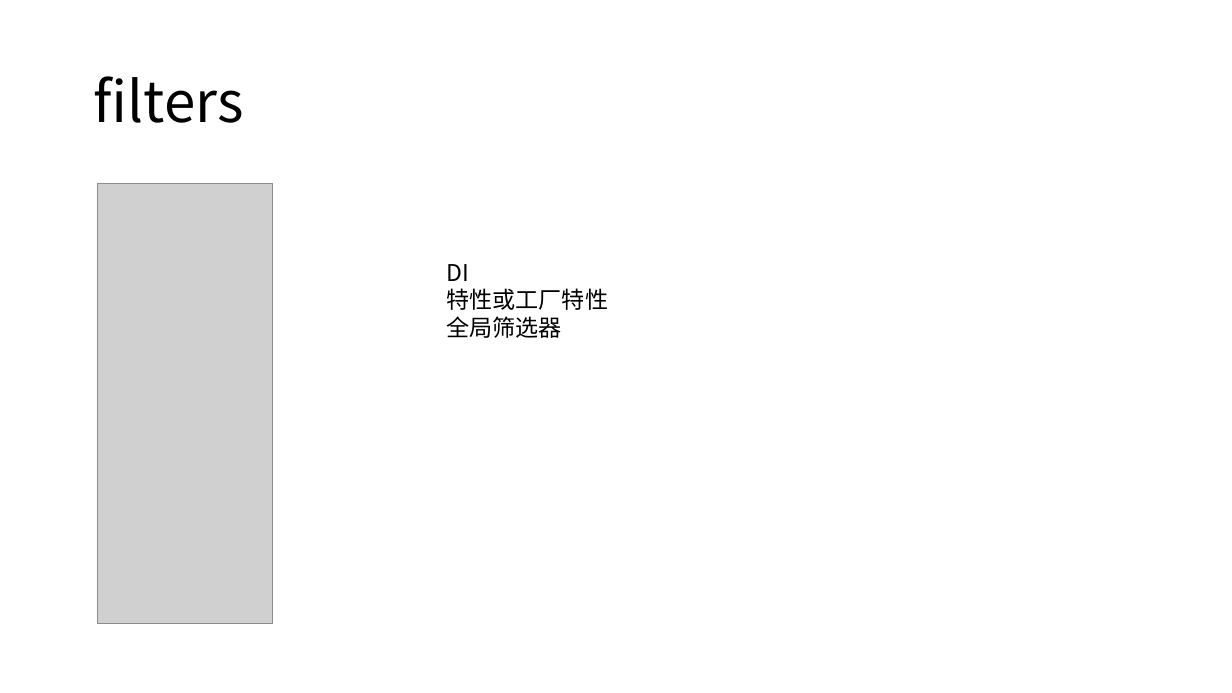
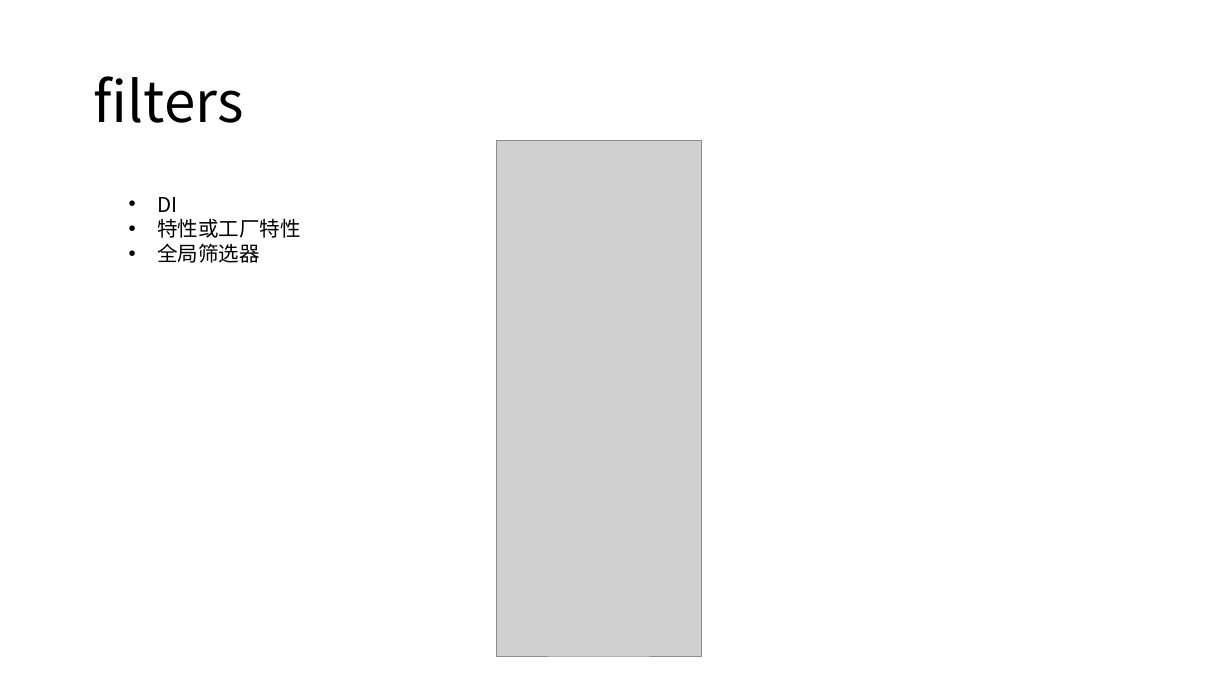
Before and after one commit to axzxs2001/aspnetcore5.0, a slide deck: slide 8 of aspnetcore3.0course/docs/aspnetcore3.0course.pptx (slide 7 before the commit). Drawn at 1232x693 pixels with LibreOffice and Linux fonts; fonts in the diff are those of the drawing; grey boxes stand for pictures. Boxes give left, top, right and bottom in pixels: in the first picture for what was removed or moved away, otherwise in the second. Text is boxed around its words. In the diff, an @@ line names an element or a change of style, - is before the commit and + after.

```diff
--- a/aspnetcore3.0course/docs/aspnetcore3.0course.pptx
+++ b/aspnetcore3.0course/docs/aspnetcore3.0course.pptx
@@ picture: place and size @@
-picture at [98,183,273,623]
+picture at [497,140,701,656]
@@ text "DI": place and size @@
-text "DI" at [446,264,608,338]
+text "DI" at [158,197,301,263]
@@ text "DI" at [158,197,301,263]: size 18 to 16 pt; bullet none to • @@
```
Also in this commit, not shown: 9 other slides changed, 6 slides added, 3 other files.
